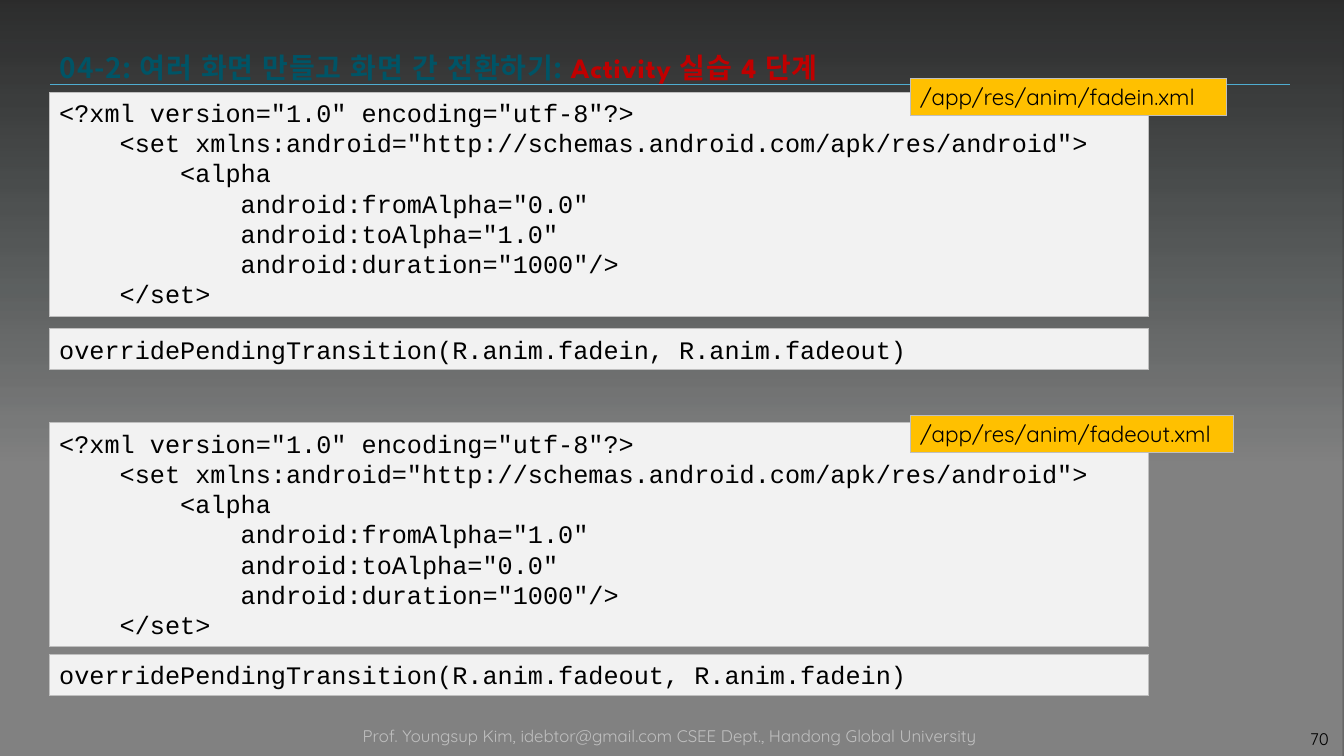
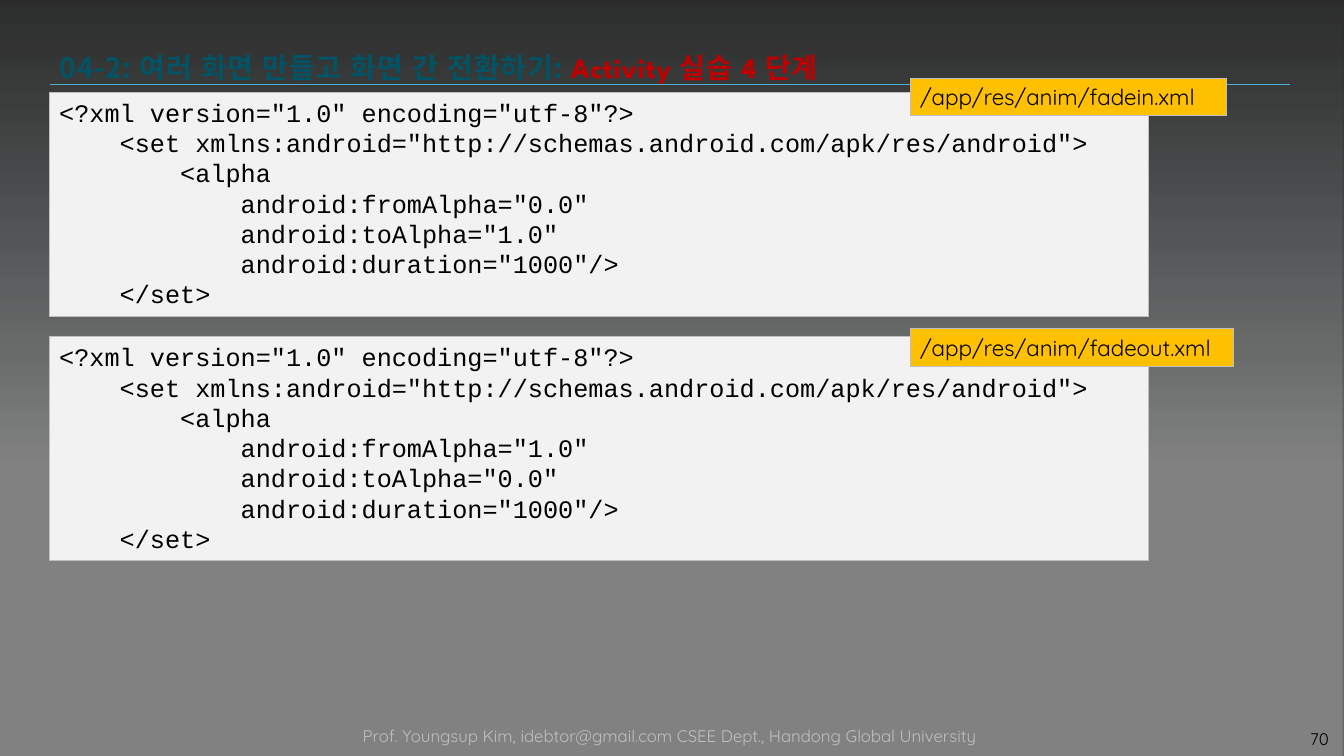
Before and after one commit to tae7841/HuStarAS, a slide deck: slide 70 of ppts/04Activity.pptx. Drawn at 1344x756 pixels with LibreOffice and Linux fonts; fonts in the diff are those of the drawing; background and template pictures are left out; a plain dark background stands for a picture behind light text. Boxes give left, top, right and bottom in pixels: in the first picture for what was removed or moved away, otherwise in the second. Text is boxed around its words. In the diff, an @@ line names an element or a change of style, - is before the commit and + after.

```diff
--- a/ppts/04Activity.pptx
+++ b/ppts/04Activity.pptx
@@ rectangle removed at box(49, 329, 1148, 369) @@
-overridePendingTransition(R.anim.fadein, R.anim.fadeout)
@@ rectangle "/app/res/anim/fadeout.xml": place and size @@
-rectangle "/app/res/anim/fadeout.xml" at box(910, 415, 1233, 453)
+rectangle "/app/res/anim/fadeout.xml" at box(910, 329, 1233, 366)
@@ rectangle "<?xml version="1.0" encoding="utf-8"?>": place and size @@
-rectangle "<?xml version="1.0" encoding="utf-8"?>" at box(49, 423, 1148, 647)
+rectangle "<?xml version="1.0" encoding="utf-8"?>" at box(49, 337, 1148, 561)
@@ rectangle removed at box(49, 655, 1148, 696) @@
-overridePendingTransition(R.anim.fadeout, R.anim.fadein)
```
Also in this commit, not shown: 5 other slides changed.
